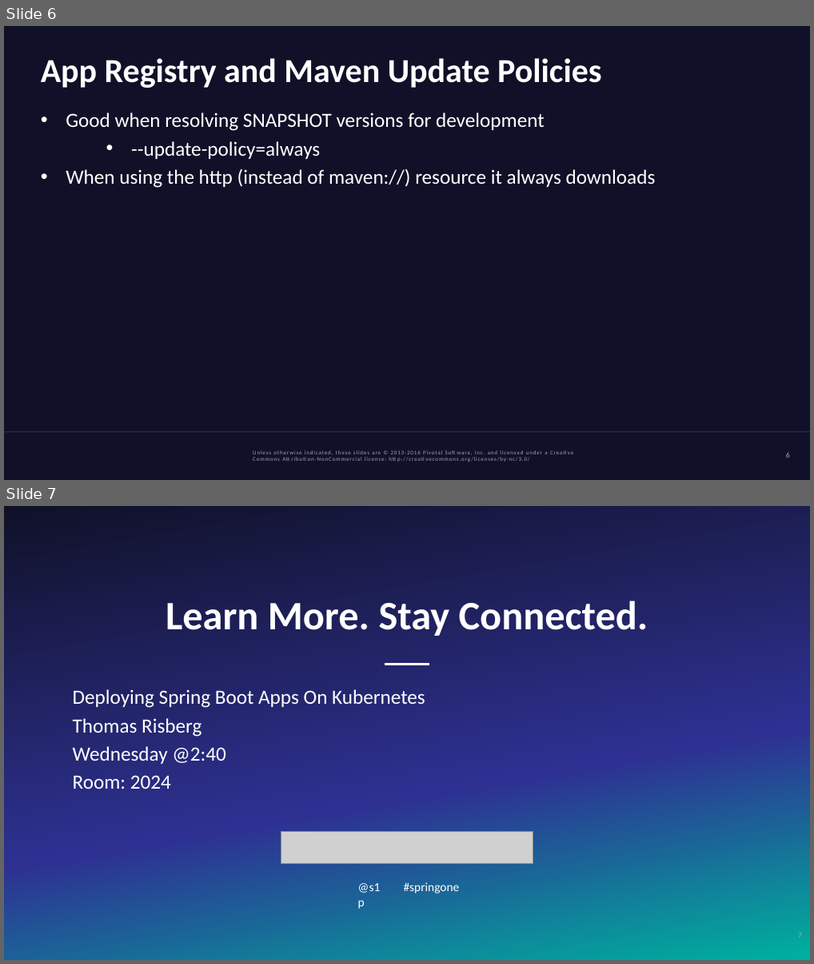
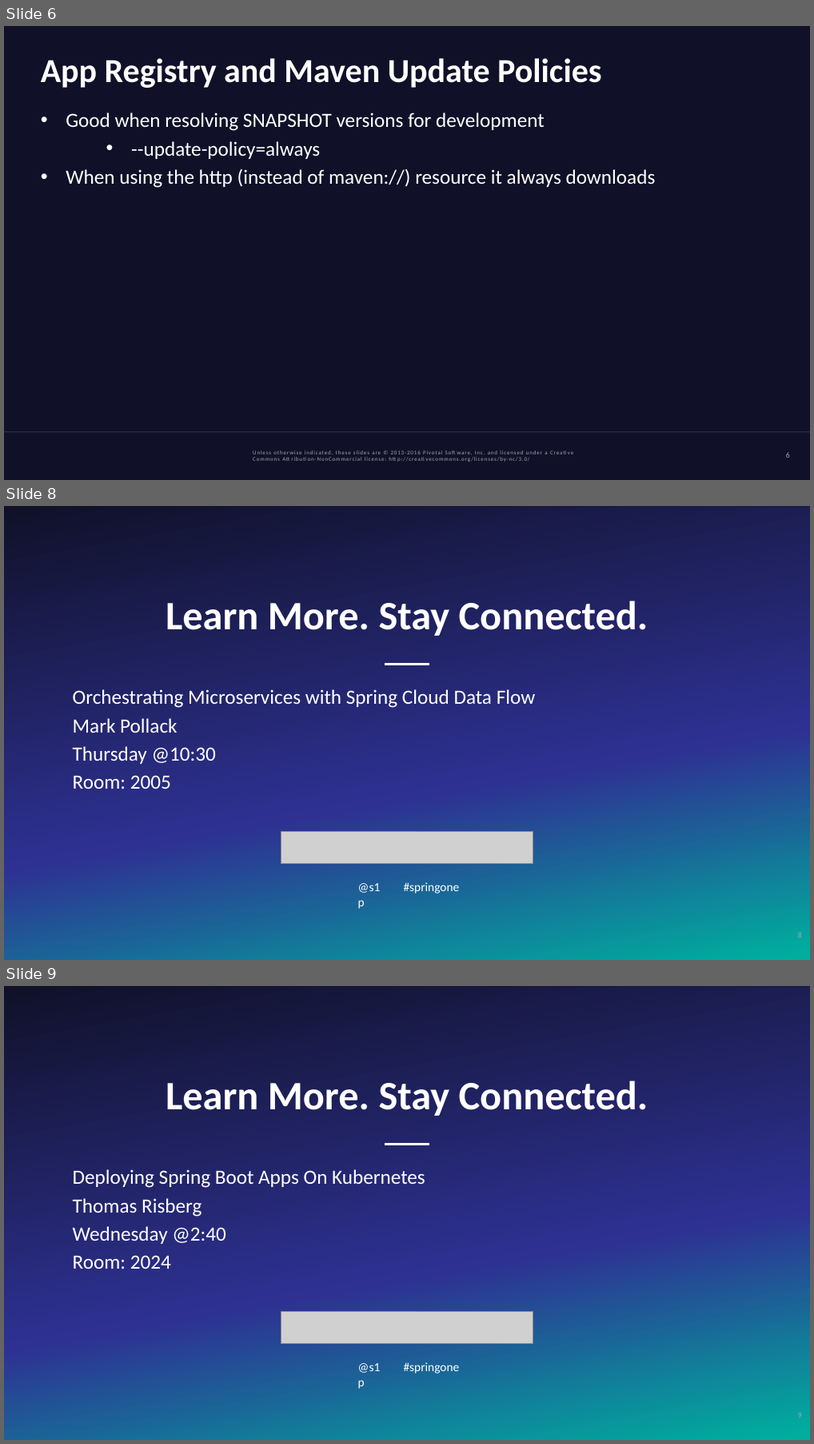
Before and after one commit to cppwfs/S1P2017, a slide deck: whatsnew.pptx. Shown one above the other, each under a label of ours: slides 6 and 7 before the commit, slides 6, 8 and 9 after it; the slides between them are not shown. The pictures are 814x964 and 814x1444 pixels, drawn with LibreOffice and Linux fonts; fonts in the diff are those of the drawing; grey boxes stand for pictures; background and template pictures are left out. Boxes give left, top, right and bottom in pixels: in the first picture for what was removed or moved away, otherwise in the second. Text is boxed around its words. In the diff, an @@ line names an element or a change of style, - is before the commit and + after.

```diff
--- a/whatsnew.pptx
+++ b/whatsnew.pptx
@@ slide 8 added at (4, 506, 810, 960), background gradient #101128 to #2E3192 to #00AE9E @@
@@ title added at (166, 600, 649, 636), 36 pt, text #FFFFFF, bold @@
+Learn More. Stay Connected.
@@ line added from (385, 664) to (430, 664), #FFFFFF 2 pt @@
@@ subtitle added at (73, 689, 536, 788), 18 pt, text #FFFFFF @@
+Orchestrating Microservices with Spring Cloud Data Flow
+Mark Pollack
+Thursday @10:30
+Room: 2005
@@ picture added at (281, 831, 533, 863) @@
@@ text added at (350, 876, 394, 899), 11 pt, text #FFFFFF @@
+@s1p
@@ text added at (404, 882, 460, 893), 11 pt, text #FFFFFF @@
+#springone
@@ page number added at (798, 932, 802, 937), 7 pt, text #A3A4B5 @@
+8
@@ what was slide 7 is now slide 9 @@
```
Also in this commit, not shown: 2 slides changed, 1 other slide added.
